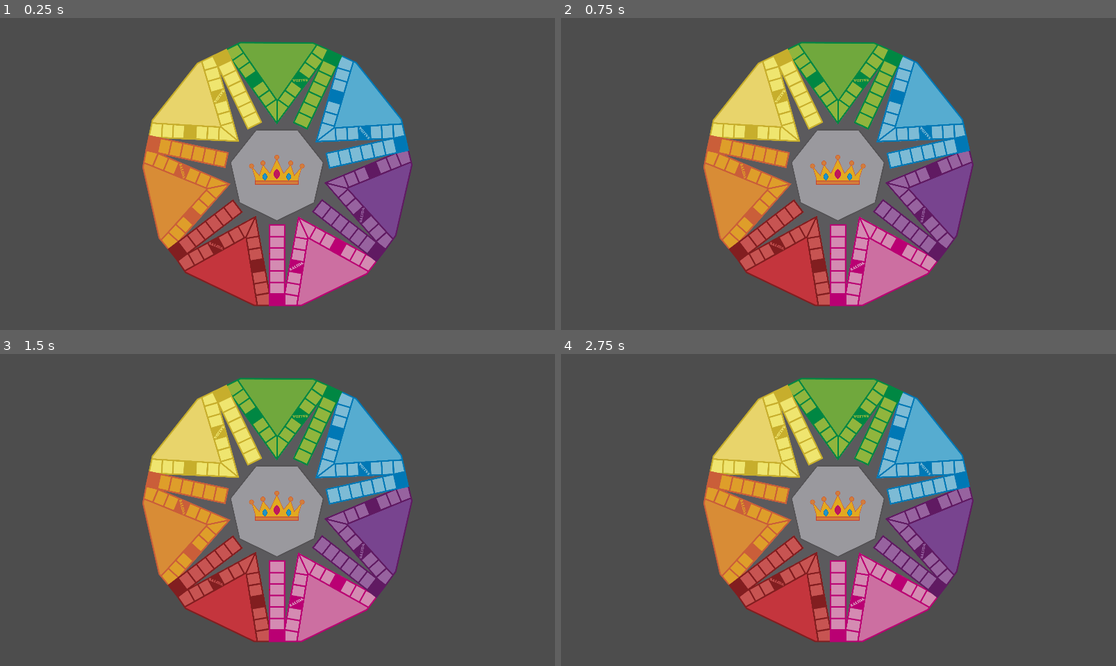
Above: before the commit, frames 1-4 (two rows, left to right).
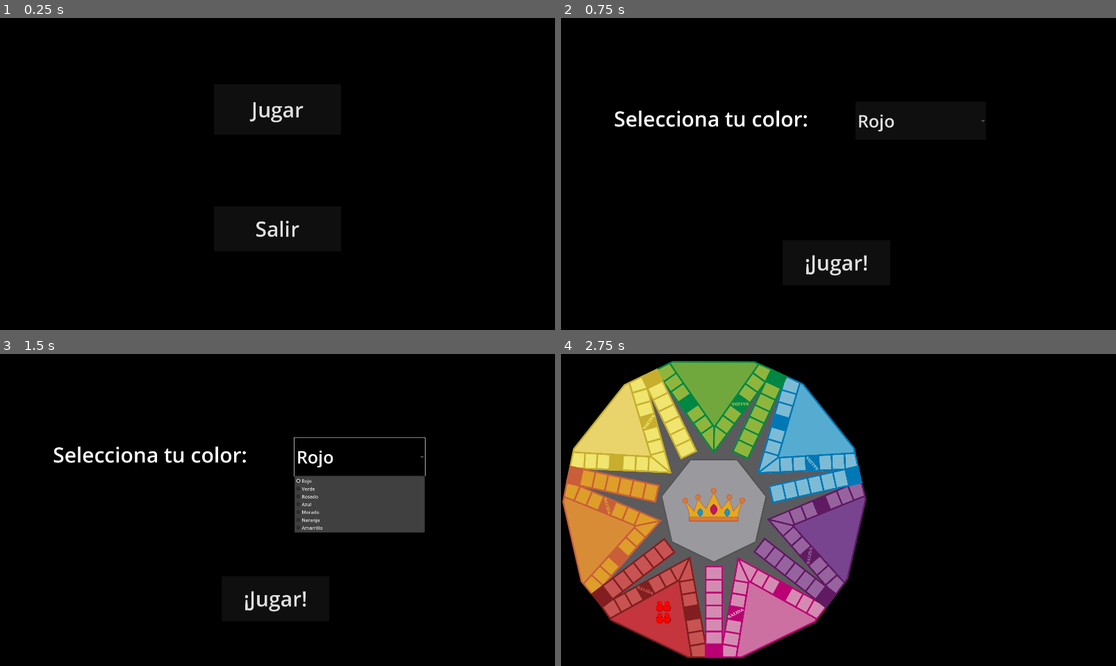
Above: after the commit, the same moments.

Repository: TheArchKnight/parques
Game: Godot game, scene res://Escenas/main/main.tscn
The game is run twice, just before and just after one commit, with the same random seed, the same clock (stepped at 60 frames per second) and the same inputs. Before the commit the project starts from res://Objetos/tablero/tablero.tscn.
Inputs (mouse positions are in pixels of both pictures, inside the frame that each line leads up to):
- Up to frame 1 (0.25 s): no input
- Up to frame 2 (0.75 s): click (838, 108) at 0.5 s, where only the run after the commit has a clickable "Jugar"
- Up to frame 3 (1.5 s): click (360, 456) at 1.25 s, where only the run after the commit has a clickable "Rojo"
- Up to frame 4 (2.75 s): click (838, 597) at 2 s, where only the run after the commit has a clickable "¡Jugar!"

The runs differ from the first frame. In frame 1, 100% of the frame differs, in the area x 0-100%, y 0-100%; in frame 2, 100%; in frame 3, 99%; in frame 4, 97%.
Error after the commit: Invalid assignment of property or key 'color' with value of type 'Nil' on a base object of type 'CharacterBody2D (ficha.gd)'. (res://Escenas/partida/partida.gd…

Commit message:
Menu de inicio y seleccion de color

Diff:
--- /dev/null
+++ b/Escenas/main/main.gd
@@ -0,0 +1,6 @@
+extends Node2D
+func _on_jugar_pressed():
+	get_tree().change_scene_to_file("res://Escenas/seleccionar_color/seleccionar_color.tscn")
+
+func _on_salir_pressed():
+	get_tree().quit()
--- /dev/null
+++ b/Escenas/main/main.tscn
@@ -0,0 +1,27 @@
+[gd_scene load_steps=2 format=3 uid="uid://bm3mowun7n0a6"]
+
+[ext_resource type="Script" path="res://Escenas/main/main.gd" id="1_jh75e"]
+
+[node name="main" type="Node2D"]
+script = ExtResource("1_jh75e")
+
+[node name="Jugar" type="Button" parent="."]
+offset_left = 740.0
+offset_top = 229.0
+offset_right = 1180.0
+offset_bottom = 404.0
+theme_override_font_sizes/font_size = 72
+text = "Jugar
+"
+
+[node name="Salir" type="Button" parent="."]
+offset_left = 740.0
+offset_top = 652.0
+offset_right = 1180.0
+offset_bottom = 808.0
+theme_override_font_sizes/font_size = 72
+text = "Salir
+"
+
+[connection signal="pressed" from="Jugar" to="." method="_on_jugar_pressed"]
+[connection signal="pressed" from="Salir" to="." method="_on_salir_pressed"]
--- /dev/null
+++ b/Escenas/partida/partida.gd
@@ -0,0 +1,32 @@
+extends Node2D
+# Called when the node enters the scene tree for the first time.
+func set_color(id):
+	var color
+	if id == 1:
+		color = Color8(187,63,53)
+	elif id == 2:
+		color = Color8(118, 165, 75)
+	elif id == 3:
+		color = Color8(204, 102, 153)
+	elif id == 4:
+		color = Color8(108, 155, 192)
+	elif id == 5:
+		color = Color8(123,87, 153)
+	elif id == 6:
+		color = Color8(215, 140, 56)
+	elif id == 7:
+		color = Color8(222, 201, 71)
+
+	var jugador = get_node("Jugador")
+	var fichas = jugador.get_children()
+	for ficha in fichas:
+		ficha.color = color
+
+
+func _ready():
+	pass # Replace with function body.
+
+
+# Called every frame. 'delta' is the elapsed time since the previous frame.
+func _process(delta):
+	pass
--- /dev/null
+++ b/Escenas/partida/partida.tscn
@@ -0,0 +1,15 @@
+[gd_scene load_steps=4 format=3 uid="uid://b3rrtahge47r6"]
+
+[ext_resource type="Script" path="res://Escenas/partida/partida.gd" id="1_b5fcn"]
+[ext_resource type="PackedScene" uid="uid://dcygmwtk4uub4" path="res://Objetos/tablero/tablero.tscn" id="1_fr0pc"]
+[ext_resource type="PackedScene" uid="uid://dwtej6wa42acs" path="res://Objetos/jugador/jugador.tscn" id="2_mdh7d"]
+
+[node name="Partida" type="Node2D"]
+script = ExtResource("1_b5fcn")
+
+[node name="Tablero" parent="." instance=ExtResource("1_fr0pc")]
+position = Vector2(531, 538)
+scale = Vector2(0.9, 0.9)
+
+[node name="Jugador" parent="." instance=ExtResource("2_mdh7d")]
+position = Vector2(342, 874)
--- /dev/null
+++ b/Escenas/seleccionar_color/colores.gd
@@ -0,0 +1,14 @@
+extends OptionButton
+signal item_seleccionado(id:int)
+func _ready():
+	add_item("Rojo",1)
+	add_item("Verde",2)
+	add_item("Rosado",3 )
+	add_item("Azul",4)
+	add_item("Morado", 5)
+	add_item("Naranja", 6)
+	add_item("Amarrillo", 7)
+
+func _on_item_selected(index):
+	var item = get_item_id(index)
+	item_seleccionado.emit(item)
--- /dev/null
+++ b/Escenas/seleccionar_color/jugar.gd
@@ -0,0 +1,14 @@
+extends Button
+signal item_id_selected(item_id: int)
+var id_color
+
+func _on_colores_item_seleccionado(id):
+	print("Color: ", id)
+	id_color = id
+
+func _on_pressed():
+	var target = preload("res://Escenas/partida/partida.tscn")
+	var targetInstance = target.instantiate()
+	targetInstance.set_color(id_color)
+	get_tree().get_root().add_child(targetInstance)
+	get_tree().get_root().get_node("Control").queue_free()
--- /dev/null
+++ b/Escenas/seleccionar_color/seleccionar_color.tscn
@@ -0,0 +1,44 @@
+[gd_scene load_steps=3 format=3 uid="uid://n1qp4aij4ytg"]
+
+[ext_resource type="Script" path="res://Escenas/seleccionar_color/colores.gd" id="1_tc5qc"]
+[ext_resource type="Script" path="res://Escenas/seleccionar_color/jugar.gd" id="2_40nnj"]
+
+[node name="Control" type="Control"]
+layout_mode = 3
+anchors_preset = 15
+anchor_right = 1.0
+anchor_bottom = 1.0
+grow_horizontal = 2
+grow_vertical = 2
+
+[node name="pregunta" type="Label" parent="."]
+layout_mode = 0
+offset_left = 183.0
+offset_top = 299.0
+offset_right = 856.0
+offset_bottom = 401.0
+theme_override_font_sizes/font_size = 72
+text = "Selecciona tu color:"
+
+[node name="colores" type="OptionButton" parent="."]
+layout_mode = 0
+offset_left = 1018.0
+offset_top = 290.0
+offset_right = 1470.0
+offset_bottom = 422.0
+theme_override_font_sizes/font_size = 60
+script = ExtResource("1_tc5qc")
+
+[node name="jugar" type="Button" parent="."]
+layout_mode = 0
+offset_left = 767.0
+offset_top = 769.0
+offset_right = 1139.0
+offset_bottom = 925.0
+theme_override_font_sizes/font_size = 72
+text = "¡Jugar!"
+script = ExtResource("2_40nnj")
+
+[connection signal="item_seleccionado" from="colores" to="jugar" method="_on_colores_item_seleccionado"]
+[connection signal="item_selected" from="colores" to="colores" method="_on_item_selected"]
+[connection signal="pressed" from="jugar" to="jugar" method="_on_pressed"]
--- /dev/null
+++ b/Objetos/jugador/Ficha/ficha.gd
@@ -0,0 +1,6 @@
+extends CharacterBody2D
+
+@export var color : Color
+# Called when the node enters the scene tree for the first time.
+func _ready():
+	modulate = color
--- /dev/null
+++ b/Objetos/jugador/Ficha/ficha.tscn
@@ -0,0 +1,21 @@
+[gd_scene load_steps=4 format=3 uid="uid://nuw835uhh3kk"]
+
+[ext_resource type="Script" path="res://Objetos/jugador/Ficha/ficha.gd" id="1_e35og"]
+[ext_resource type="Texture2D" uid="uid://dn4lyp1ewimka" path="res://Objetos/jugador/ficha.png" id="1_tm7en"]
+
+[sub_resource type="RectangleShape2D" id="RectangleShape2D_3qnrk"]
+size = Vector2(954, 458)
+
+[node name="Ficha" type="CharacterBody2D"]
+script = ExtResource("1_e35og")
+color = Color(1, 0, 0, 1)
+metadata/_edit_lock_ = true
+
+[node name="Sprite2D" type="Sprite2D" parent="."]
+texture = ExtResource("1_tm7en")
+metadata/_edit_lock_ = true
+
+[node name="CollisionShape2D" type="CollisionShape2D" parent="."]
+position = Vector2(-30, 490)
+shape = SubResource("RectangleShape2D_3qnrk")
+metadata/_edit_lock_ = true
--- /dev/null
+++ b/Objetos/jugador/jugador.gd
@@ -0,0 +1,10 @@
+extends Node2D
+
+# Called when the node enters the scene tree for the first time.
+func _ready():
+	pass # Replace with function body.
+
+
+# Called every frame. 'delta' is the elapsed time since the previous frame.
+func _process(delta):
+	pass
--- a/Objetos/jugador/jugador.tscn
+++ b/Objetos/jugador/jugador.tscn
@@ -1,12 +1,19 @@
 [gd_scene load_steps=3 format=3 uid="uid://dwtej6wa42acs"]
 
-[ext_resource type="Script" path="res://Scripts/jugador.gd" id="1_edswb"]
+[ext_resource type="Script" path="res://Objetos/jugador/jugador.gd" id="1_kky4u"]
+[ext_resource type="PackedScene" uid="uid://nuw835uhh3kk" path="res://Objetos/jugador/Ficha/ficha.tscn" id="2_j0wuq"]
 
-[sub_resource type="RectangleShape2D" id="RectangleShape2D_xcjo8"]
+[node name="Jugador" type="Node2D"]
+scale = Vector2(0.015, 0.015)
+script = ExtResource("1_kky4u")
 
-[node name="Jugador" type="CharacterBody2D"]
-script = ExtResource("1_edswb")
+[node name="Ficha1" parent="." instance=ExtResource("2_j0wuq")]
 
-[node name="Ficha" type="CollisionShape2D" parent="."]
-shape = SubResource("RectangleShape2D_xcjo8")
-debug_color = Color(1, 0.00784314, 0.0470588, 0.419608)
+[node name="Ficha2" parent="." instance=ExtResource("2_j0wuq")]
+position = Vector2(1700, 0)
+
+[node name="Ficha3" parent="." instance=ExtResource("2_j0wuq")]
+position = Vector2(0, 2700)
+
+[node name="Ficha4" parent="." instance=ExtResource("2_j0wuq")]
+position = Vector2(1700, 2700)
--- a/Objetos/tablero/tablero.tscn
+++ b/Objetos/tablero/tablero.tscn
@@ -6,6 +6,6 @@
 position = Vector2(960, 540)
 scale = Vector2(0.8, 0.8)
 
-[node name="Sprite2D" type="Sprite2D" parent="."]
+[node name="fondo" type="Sprite2D" parent="."]
 scale = Vector2(0.5, 0.5)
 texture = ExtResource("1_gbbeh")
--- a/Scripts/jugador.gd
+++ /dev/null
@@ -1,8 +0,0 @@
-extends CharacterBody2D
-
-
-@export var color : Color
-@export var ID : float
-@export var nombre : String
-@export var clasificacion : String
-@export var Turno : bool
--- a/project.godot
+++ b/project.godot
@@ -11,7 +11,7 @@
 [application]
 
 config/name="Parques"
-run/main_scene="res://Objetos/tablero/tablero.tscn"
+run/main_scene="res://Escenas/main/main.tscn"
 config/features=PackedStringArray("4.0", "Mobile")
 config/icon="res://icon.svg"
 
@@ -23,3 +23,4 @@
 [rendering]
 
 renderer/rendering_method="mobile"
+environment/defaults/default_clear_color=Color(0, 0, 0, 1)
Binary file added: Objetos/jugador/ficha.png
Not shown, added: Objetos/jugador/ficha.png.import
Not shown, added: Objetos/jugador/fichasss.zip
